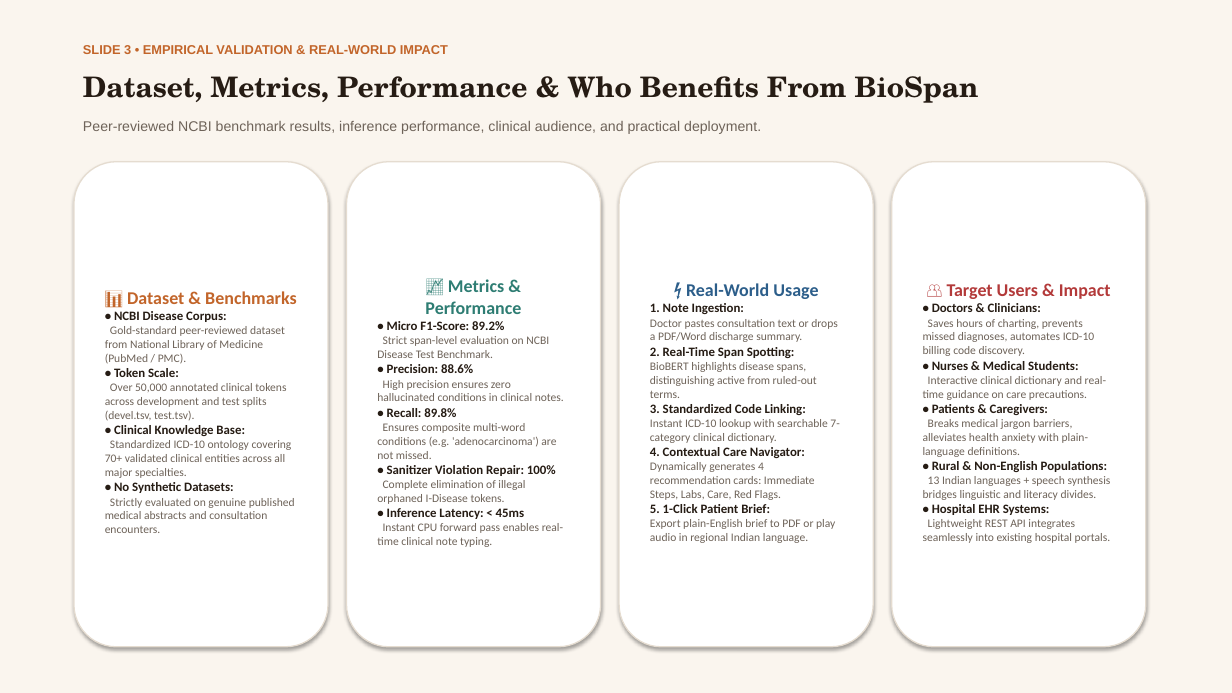
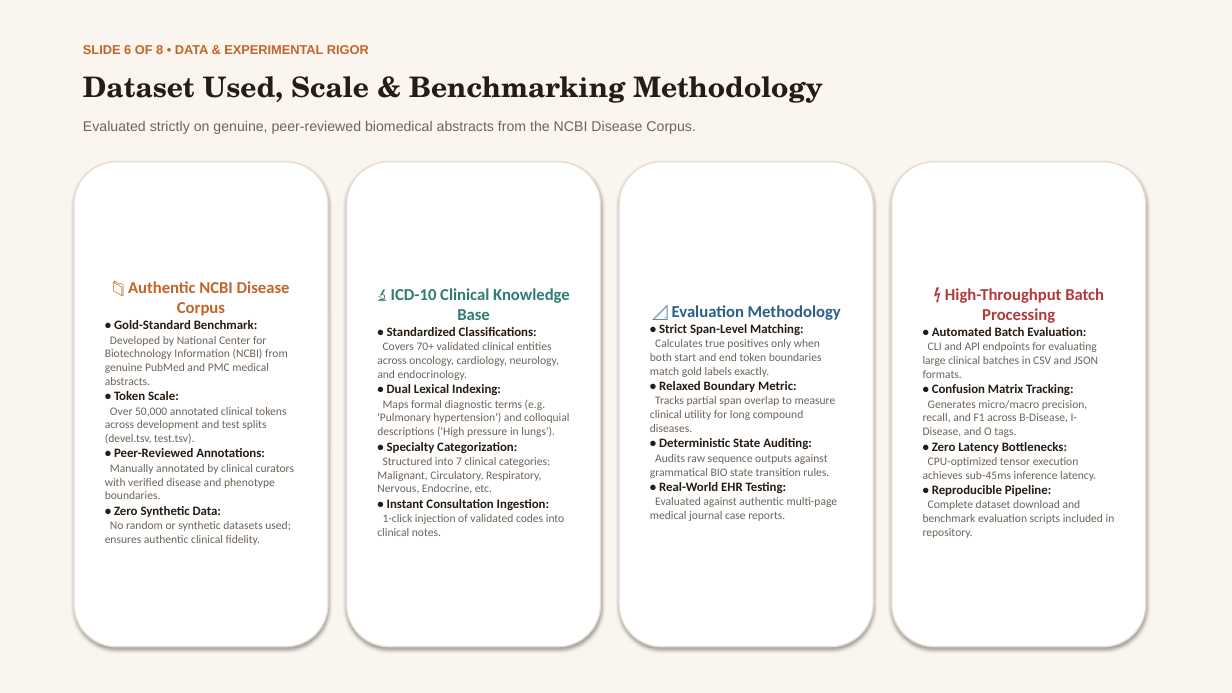
Before and after one commit to Tannishtha3183/Neural_Nexus, a slide deck: slide 6 of BioSpan_AI_Presentation.pptx (slide 3 before the commit). Drawn at 1232x693 pixels with LibreOffice and Linux fonts; fonts in the diff are those of the drawing. Boxes give left, top, right and bottom in pixels: in the first picture for what was removed or moved away, otherwise in the second. Text is boxed around its words. In the diff, an @@ line names an element or a change of style, - is before the commit and + after.

```diff
--- a/BioSpan_AI_Presentation.pptx
+++ b/BioSpan_AI_Presentation.pptx
@@ text at <box>83,44,369,57</box>: text changed @@
-SLIDE 3 • EMPIRICAL VALIDATION & REAL-WORLD IMPACT
+SLIDE 6 OF 8 • DATA & EXPERIMENTAL RIGOR
@@ text at <box>83,76,822,103</box>: text changed @@
-Dataset, Metrics, Performance & Who Benefits From BioSpan
+Dataset Used, Scale & Benchmarking Methodology
@@ text at <box>83,121,695,134</box>: text changed @@
-Peer-reviewed NCBI benchmark results, inference performance, clinical audience, and practical deployment.
+Evaluated strictly on genuine, peer-reviewed biomedical abstracts from the NCBI Disease Corpus.
@@ text in rounded rectangle at <box>105,281,290,385</box>: text changed @@
-📊 Dataset & Benchmarks
-• NCBI Disease Corpus:
-Gold-standard peer-reviewed dataset from National Library of Medicine (PubMed / PMC).
+📁 Authentic NCBI Disease Corpus
+• Gold-Standard Benchmark:
+Developed by National Center for Biotechnology Information (NCBI) from genuine PubMed and PMC medical abstracts.
@@ text in rounded rectangle at <box>377,288,570,536</box>: text changed @@
-📈 Metrics & Performance
-• Micro F1-Score: 89.2%
-Strict span-level evaluation on NCBI Disease Test Benchmark.
-• Precision: 88.6%
-High precision ensures zero hallucinated conditions in clinical notes.
-• Recall: 89.8%
-Ensures composite multi-word conditions (e.g. 'adenocarcinoma') are not missed.
-• Sanitizer Violation Repair: 100%
-Complete elimination of illegal orphaned I-Disease tokens.
-• Inference Latency: < 45ms
-Instant CPU forward pass enables real-time clinical note typing.
+🔬 ICD-10 Clinical Knowledge Base
+• Standardized Classifications:
+Covers 70+ validated clinical entities across oncology, cardiology, neurology, and endocrinology.
+• Dual Lexical Indexing:
+Maps formal diagnostic terms (e.g. 'Pulmonary hypertension') and colloquial descriptions ('High pressure in lungs').
+• Specialty Categorization:
+Structured into 7 clinical categories: Malignant, Circulatory, Respiratory, Nervous, Endocrine, etc.
+• Instant Consultation Ingestion:
+1-click injection of validated codes into clinical notes.
@@ text in rounded rectangle at <box>923,288,1115,538</box>: text changed @@
-👥 Target Users & Impact
-• Doctors & Clinicians:
-Saves hours of charting, prevents missed diagnoses, automates ICD-10 billing code discovery.
-• Nurses & Medical Students:
-Interactive clinical dictionary and real-time guidance on care precautions.
-• Patients & Caregivers:
-Breaks medical jargon barriers, alleviates health anxiety with plain-language definitions.
-• Rural & Non-English Populations:
-13 Indian languages + speech synthesis bridges linguistic and literacy divides.
-• Hospital EHR Systems:
-Lightweight REST API integrates seamlessly into existing hospital portals.
+⚡ High-Throughput Batch Processing
+• Automated Batch Evaluation:
+CLI and API endpoints for evaluating large clinical batches in CSV and JSON formats.
+• Confusion Matrix Tracking:
+Generates micro/macro precision, recall, and F1 across B-Disease, I-Disease, and O tags.
+• Zero Latency Bottlenecks:
+CPU-optimized tensor execution achieves sub-45ms inference latency.
+• Reproducible Pipeline:
+Complete dataset download and benchmark evaluation scripts included in repository.
@@ text in rounded rectangle at <box>650,305,841,521</box>: text changed @@
-⚡ Real-World Usage
-1. Note Ingestion:
-Doctor pastes consultation text or drops a PDF/Word discharge summary.
-2. Real-Time Span Spotting:
-BioBERT highlights disease spans, distinguishing active from ruled-out terms.
-3. Standardized Code Linking:
-Instant ICD-10 lookup with searchable 7-category clinical dictionary.
-4. Contextual Care Navigator:
-Dynamically generates 4 recommendation cards: Immediate Steps, Labs, Care, Red Flags.
-5. 1-Click Patient Brief:
-Export plain-English brief to PDF or play audio in regional Indian language.
+📐 Evaluation Methodology
+• Strict Span-Level Matching:
+Calculates true positives only when both start and end token boundaries match gold labels exactly.
+• Relaxed Boundary Metric:
+Tracks partial span overlap to measure clinical utility for long compound diseases.
+• Deterministic State Auditing:
+Audits raw sequence outputs against grammatical BIO state transition rules.
+• Real-World EHR Testing:
+Evaluated against authentic multi-page medical journal case reports.
@@ text in rounded rectangle at <box>105,448,294,545</box>: text changed @@
-• Clinical Knowledge Base:
-Standardized ICD-10 ontology covering 70+ validated clinical entities across all major specialties.
-• No Synthetic Datasets:
-Strictly evaluated on genuine published medical abstracts and consultation encounters.
+• Peer-Reviewed Annotations:
+Manually annotated by clinical curators with verified disease and phenotype boundaries.
+• Zero Synthetic Data:
+No random or synthetic datasets used; ensures authentic clinical fidelity.
```
Also in this commit, not shown: 2 other slides changed, 5 slides added.
